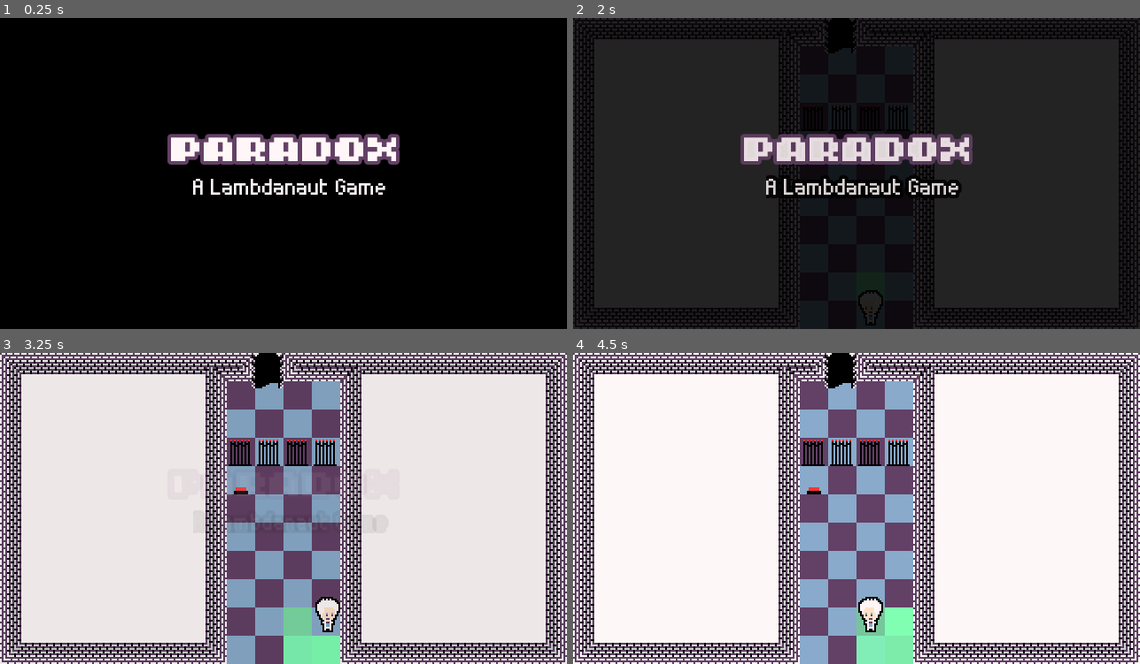
Above: before the commit, frames 1-4 (two rows, left to right).
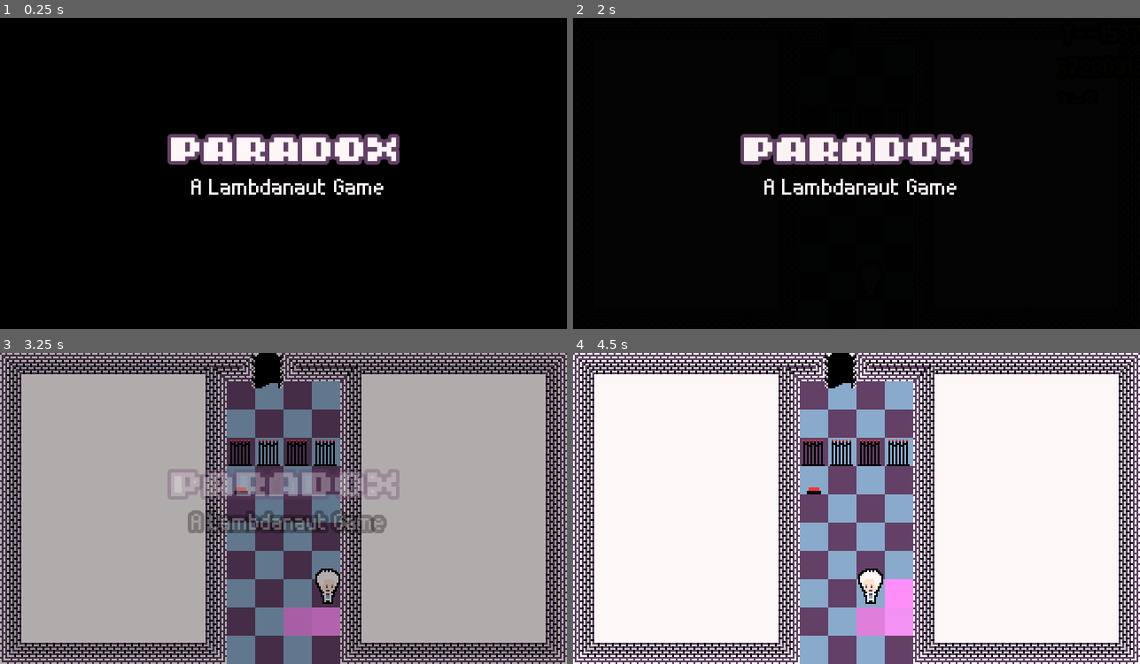
Above: after the commit, the same moments.

Repository: Lambdanaut/paradox
Game: Godot game, scene res://scenes/root_scenes/Level0.tscn
The game is run twice, just before and just after one commit, with the same random seed, the same clock (stepped at 60 frames per second) and the same inputs.
Inputs (mouse positions are in pixels of both pictures, inside the frame that each line leads up to):
- Up to frame 1 (0.25 s): no input
- Up to frame 2 (2 s): tap Enter at 0.5 s; move the mouse to (856, 173) at 0.52 s; hold Right (ui_right) 0.53-1.28 s; click (856, 173) at 0.67 s; tap Space (ui_select) at 0.77, 1.25, 1.52 s; move the mouse to (1117, 61) at 1.27 s; hold Down (ui_down) from 1.28 s (still down); click (1117, 61) at 1.42 s
- Up to frame 3 (3.25 s): move the mouse to (340, 440) at 2.02 s; release Down (ui_down) at 2.03 s; hold Right (ui_right) 2.03-2.78 s; move the mouse to (255, 570) at 2.77 s; hold Up (ui_up) from 2.78 s (still down); click (255, 570) at 2.92 s; tap Space (ui_select) at 3.02 s
- Up to frame 4 (4.5 s): move the mouse to (1026, 555) at 3.52 s; release Up (ui_up) at 3.53 s; hold Left (ui_left) from 3.53 s (still down); tap Space (ui_select) at 3.77 s; tap Enter at 4.25 s; move the mouse to (686, 461) at 4.27 s

The runs differ from the first frame. In frame 1, 0.8% of the frame differs, in the area x 33-68%, y 51-57%; in frame 2, 72%; in frame 3, 77%, in the area x 0-100%, y 0-100%; in frame 4, 2.7%.

Commit message:
Actually a gameeeeeeee time to make levels

Diff:
--- a/src/project/AudioManager.gd
+++ b/src/project/AudioManager.gd
@@ -24,6 +24,7 @@
 	"cant-move": preload("res://data/audio/sfx/cant-move.wav"),
 	"clone": preload("res://data/audio/sfx/clone.wav"),
 	"epoch": preload("res://data/audio/sfx/epoch.wav"),
+	"lose": preload("res://data/audio/sfx/lose.wav"),
 }
 
 var is_bgm_enabled := true
--- a/src/project/Globals.gd
+++ b/src/project/Globals.gd
@@ -42,8 +42,9 @@
 var forward_increment_time := false
 var engaged_red_button_count: int = 0
 var engaged_green_button_count: int = 0
-
-var pieces = []
+var lose_queued := false
+var lost_last_scene := false
+var pieces := []
 
 func clear_registry():
 	world = null
@@ -53,14 +54,16 @@
 	forward_increment_time = false
 	engaged_red_button_count = 0
 	engaged_green_button_count = 0
+	lose_queued = false
+	lost_last_scene = false
 	pieces.clear()
 
 func progress_time(x_input: int, y_input: int):
 	time_progression_active = true
 
-	var did_move = Globals.player.move(x_input, y_input)
+	var player_did_move: bool = Globals.player.move(x_input, y_input)
 
-	if did_move:
+	if player_did_move:
 		AudioManager.play("epoch")
 
 		if Globals.player and Globals.player.is_currently_animating:
@@ -68,11 +71,16 @@
 
 		for piece in pieces:
 			if piece != player:
-				piece.progress_time()
+				var piece_did_move: bool = piece.progress_time()
+				if lose_queued and piece_did_move:
+					yield(piece, "completed_movement_animation")
 
 		increment_epoch()
 	else:
 		AudioManager.play("cant-move")
+
+	if lose_queued:
+		_lose()
 
 	time_progression_active = false
 
@@ -95,8 +103,12 @@
 
 	emit_signal("time_direction_changed", forward_increment_time)
 
+func queue_lose():
+	lose_queued = true
+
 func next_level():
 	level_index += 1
+	yield(get_tree(), "idle_frame")
 	clear_registry()
 	get_tree().change_scene(levels[level_index])
 
@@ -116,3 +128,9 @@
 
 func to_global_pos(val: int) -> float:
 	return float(val) * TILE_WIDTH
+
+func _lose():
+	AudioManager.play("lose")
+	clear_registry()
+	lost_last_scene = true
+	get_tree().change_scene(levels[level_index])
--- a/src/project/scenes/pieces/Button.gd
+++ b/src/project/scenes/pieces/Button.gd
@@ -13,7 +13,8 @@
 	piece_id = Globals.BUTTON_RED_PIECE_ID
 
 func _ready():
-	toggle_engaged(false)
+	pass
+#	toggle_engaged(false)
 
 func toggle_engaged(new_engaged: bool):
 	if new_engaged and not engaged:
--- a/src/project/scenes/pieces/Gate.tscn
+++ b/src/project/scenes/pieces/Gate.tscn
@@ -4,6 +4,7 @@
 [ext_resource path="res://data/sprites/pieces/gate/gate-green.png" type="Texture" id=2]
 
 [node name="Gate" type="Node2D"]
+z_index = -2
 script = ExtResource( 1 )
 
 [node name="Sprite" type="Sprite" parent="."]
--- a/src/project/scenes/pieces/Piece.gd
+++ b/src/project/scenes/pieces/Piece.gd
@@ -23,21 +23,24 @@
 	if should_register_piece_on_ready:
 		Globals.add_piece(self)
 
-func progress_time():
+func progress_time() -> bool:
 	if playback_movements:
 		var next_move: Array = playback_movements.pop_front()
-		move(next_move[0], next_move[1])
+		return move(next_move[0], next_move[1])
+	return false
 
 func move(x_delta: int, y_delta: int, colliding_piece=null) -> bool:
-	if not colliding_piece:
-		recorded_movements.append([x_delta, y_delta])
-
 	last_move = [x_delta, y_delta]
 
 	var new_x: int = pos[0] + x_delta
 	var new_y: int = pos[1] + y_delta
 
-	return move_to(new_x, new_y, colliding_piece)
+	var could_move: bool = move_to(new_x, new_y, colliding_piece)
+
+	if not colliding_piece and could_move:
+		recorded_movements.append([x_delta, y_delta])
+
+	return could_move
 
 func move_to(_new_x: int, _new_y: int, _colliding_piece=null) -> bool:
 	var new_x: int = clamp(_new_x, 0, Globals.world.bounds[0])
--- a/src/project/scenes/pieces/Player.gd
+++ b/src/project/scenes/pieces/Player.gd
@@ -21,6 +21,8 @@
 			"res://scenes/pieces/TrailTile.tscn").instance()
 		trail_tile_instance.set_piece_pos(pos[0] - x_delta, pos[1] - y_delta, false)
 		Globals.world.add_child(trail_tile_instance)
+	elif not could_move:
+		Globals.queue_lose()
 
 	return could_move
 
@@ -28,9 +30,13 @@
 	$Sprite.flip_h = new_flip_h
 
 func on_collided_with(other_piece, move_x: int, move_y: int) -> bool:
-	if other_piece == Globals.player:
-		var did_move: bool = move(move_x, move_y, other_piece)
-		return did_move
+	if other_piece.piece_id == Globals.PLAYER_PIECE_ID:
+		Globals.queue_lose()
+
+		# Previously we could be pushed by the player
+#	if other_piece == Globals.player:
+#		var did_move: bool = move(move_x, move_y, other_piece)
+#		return did_move
 
 	return false
 
--- a/src/project/scenes/pieces/TrailTile.tscn
+++ b/src/project/scenes/pieces/TrailTile.tscn
@@ -7,5 +7,5 @@
 script = ExtResource( 1 )
 
 [node name="Polygon2D" type="Polygon2D" parent="."]
-color = Color( 0.501961, 1, 0.701961, 1 )
+color = Color( 1, 0.556863, 0.976471, 1 )
 polygon = PoolVector2Array( 0, 0, 16, 0, 16, 16, 0, 16 )
--- a/src/project/scenes/root_scenes/Level0.gd
+++ b/src/project/scenes/root_scenes/Level0.gd
@@ -22,7 +22,7 @@
 	Globals.set_epoch(INF)
 	Controller.is_active = false
 
-	yield(get_tree().create_timer(1.0), "timeout")
+	yield(get_tree().create_timer(1.5), "timeout")
 
 	Controller.is_active = true
 
--- a/src/project/scenes/root_scenes/Level0.tscn
+++ b/src/project/scenes/root_scenes/Level0.tscn
@@ -55,16 +55,16 @@
 scroll_active = false
 
 [node name="AuthorText" type="RichTextLabel" parent="SplashScreen/Logo" index="1"]
-margin_left = 109.0
+margin_left = 101.0
 margin_top = 85.0
-margin_right = 220.0
+margin_right = 251.0
 margin_bottom = 107.0
 custom_colors/default_color = Color( 1, 0.968627, 0.968627, 1 )
 custom_fonts/normal_font = ExtResource( 4 )
 bbcode_enabled = true
-bbcode_text = "A Lambdanaut Game"
+bbcode_text = "  A Lambdanaut Game"
 meta_underlined = false
-text = "A Lambdanaut Game"
+text = "  A Lambdanaut Game"
 scroll_active = false
 
 [node name="Tween" type="Tween" parent="." index="1"]
--- a/src/project/scenes/root_scenes/WorldTemplate.tscn
+++ b/src/project/scenes/root_scenes/WorldTemplate.tscn
@@ -1,9 +1,33 @@
-[gd_scene load_steps=5 format=2]
+[gd_scene load_steps=9 format=2]
 
 [ext_resource path="res://EpochLabel.tscn" type="PackedScene" id=1]
 [ext_resource path="res://scenes/root_scenes/WorldTemplate.gd" type="Script" id=2]
 [ext_resource path="res://EpochLabel.gd" type="Script" id=3]
 [ext_resource path="res://data/sprites/tiles/bricks/tileset_bricks.tres" type="TileSet" id=4]
+[ext_resource path="res://data/fonts/MainFont.tres" type="DynamicFont" id=5]
+[ext_resource path="res://data/fonts/WorldNameFont.tres" type="DynamicFont" id=6]
+
+[sub_resource type="GDScript" id=2]
+script/source = "extends RichTextLabel
+
+func _ready():
+	if not Globals.lost_last_scene and Globals.level_index > 0:
+		visible = true
+		yield(get_tree().create_timer(3.0), \"timeout\")
+		visible = false
+		bbcode_text = \"LEVEL \" + str(Globals.level_index)
+"
+
+[sub_resource type="GDScript" id=1]
+script/source = "extends RichTextLabel
+
+
+func _ready():
+	if Globals.lost_last_scene:
+		visible = true
+		yield(get_tree().create_timer(2.5), \"timeout\")
+		visible = false
+"
 
 [node name="WorldTemplate" type="Node2D"]
 script = ExtResource( 2 )
@@ -23,3 +47,28 @@
 tile_set = ExtResource( 4 )
 cell_size = Vector2( 16, 16 )
 format = 1
+
+[node name="NextLevelText" type="RichTextLabel" parent="."]
+visible = false
+margin_left = 94.0
+margin_top = 76.0
+margin_right = 231.0
+margin_bottom = 100.0
+custom_fonts/normal_font = ExtResource( 6 )
+bbcode_text = "level 1"
+text = "level 1"
+script = SubResource( 2 )
+
+[node name="DeathText" type="RichTextLabel" parent="."]
+visible = false
+margin_left = 99.0
+margin_top = 73.0
+margin_right = 247.0
+margin_bottom = 99.0
+custom_colors/default_color = Color( 1, 0.2, 0.2, 1 )
+custom_fonts/normal_font = ExtResource( 5 )
+bbcode_enabled = true
+bbcode_text = "  [wave]DEATH  BY  PARADOX[/wave]"
+text = "  DEATH  BY  PARADOX"
+scroll_active = false
+script = SubResource( 1 )
Not shown, changed: src/project/data/audio/sfx/lose.wav
